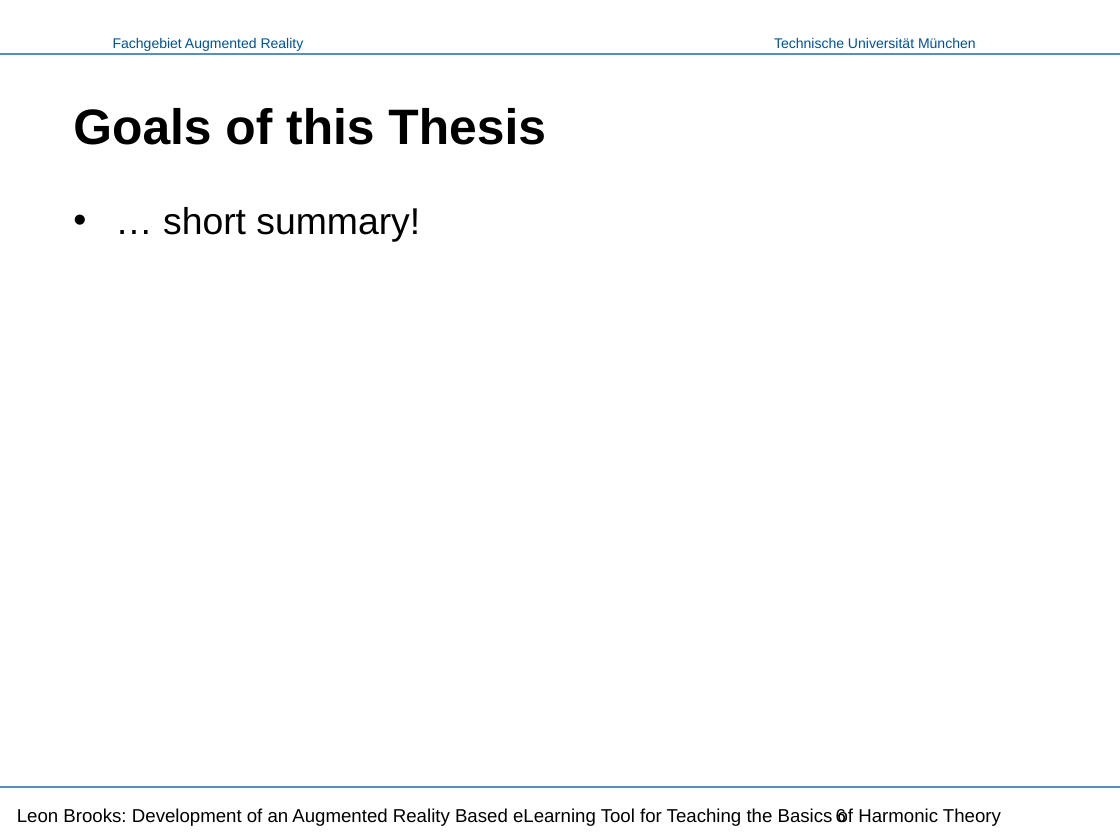
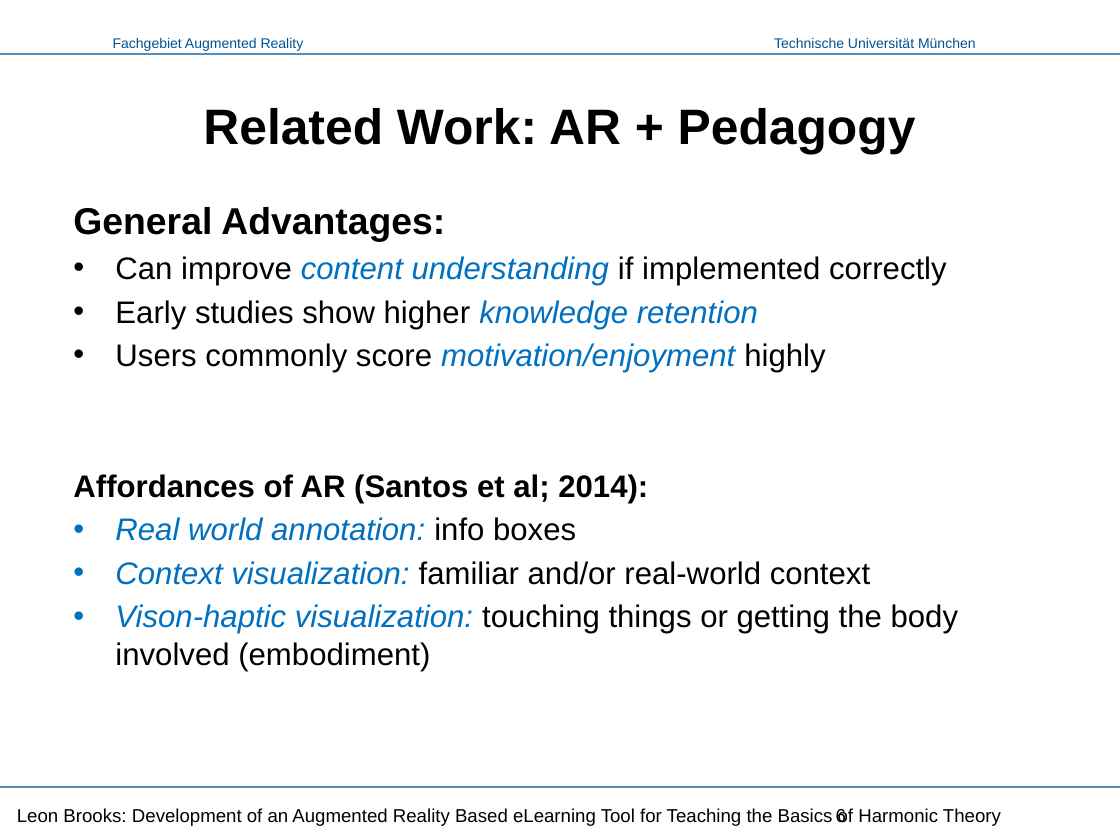
Before and after one commit to LeonBrooks/AR-Music-Theory-eLearing, a slide deck: slide 6 of Presentation/Music Vision - Presentation.pptx. Drawn at 1120x840 pixels with LibreOffice and Linux fonts; fonts in the diff are those of the drawing; background and template pictures are left out. Boxes give left, top, right and bottom in pixels: in the first picture for what was removed or moved away, otherwise in the second. Text is boxed around its words. In the diff, an @@ line names an element or a change of style, - is before the commit and + after.

Commit message:
- updated presentation

```diff
--- a/Presentation/Music Vision - Presentation.pptx
+++ b/Presentation/Music Vision - Presentation.pptx
@@ title at [203, 108, 916, 155]: text changed @@
-Goals of this Thesis
+Related Work: AR + Pedagogy
@@ text at [73, 207, 959, 671]: text changed; size 24 to 20 pt @@
-• … short summary!
+General Advantages:
+• Can improve content understanding if implemented correctly
+• Early studies show higher knowledge retention
+• Users commonly score motivation/enjoyment highly
+Affordances of AR (Santos et al; 2014):
+• Real world annotation: info boxes
+• Context visualization: familiar and/or real-world context
+• Vison-haptic visualization: touching things or getting the body involved (embodiment)
```
Also in this commit, not shown: 4 other slides changed.
